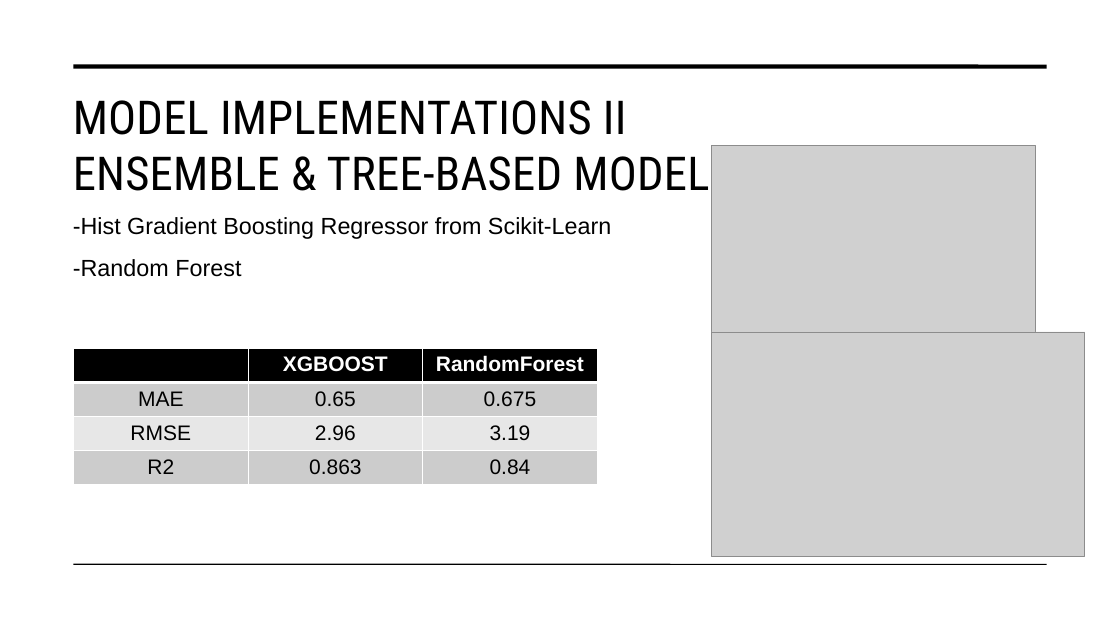
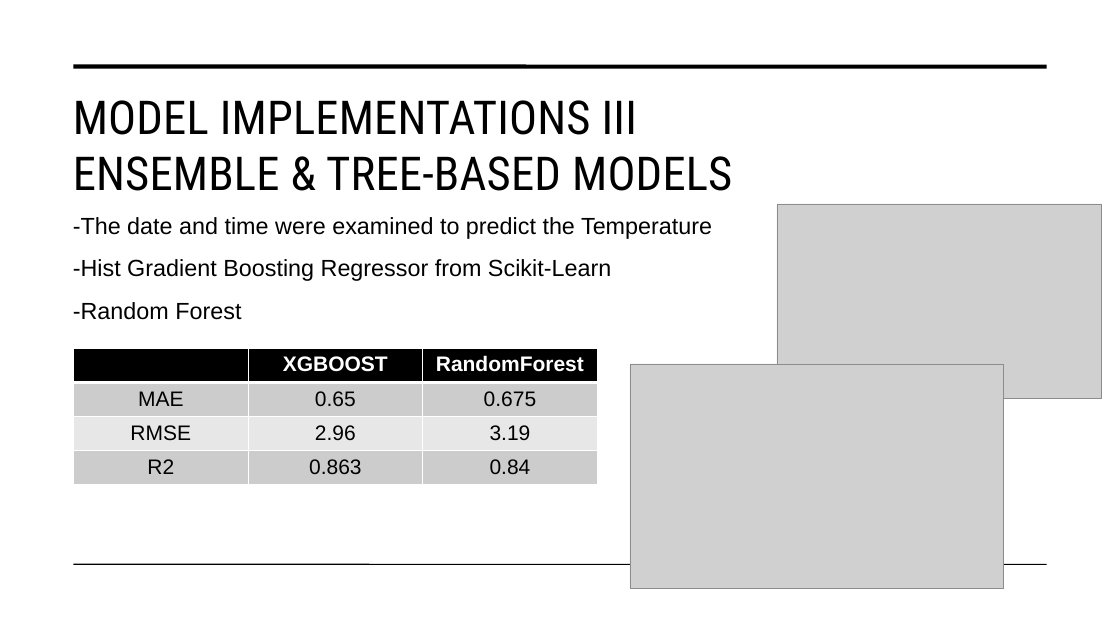
Before and after one commit to Basel-Aldwairi/Temperature_TSA, a slide deck: slide 16 of Report/Machine Learning Methods for Weather Forecasting.pptx (slide 10 before the commit). Drawn at 1120x630 pixels with LibreOffice and Linux fonts; fonts in the diff are those of the drawing; grey boxes stand for pictures. Boxes give left, top, right and bottom in pixels: in the first picture for what was removed or moved away, otherwise in the second. Text is boxed around its words. In the diff, an @@ line names an element or a change of style, - is before the commit and + after.

```diff
--- a/Report/Machine Learning Methods for Weather Forecasting.pptx
+++ b/Report/Machine Learning Methods for Weather Forecasting.pptx
@@ title at (73,100,732,191): text changed @@
-MODEL IMPLEMENTATIONS II
-ENSEMBLE & TREE-BASED MODELS
+MODEL IMPLEMENTATIONS III
+ENSEMBLE & TREE-BASED MODELS
@@ picture: place and size @@
-picture at (712,145,1036,340)
+picture at (777,204,1102,399)
@@ text at (73,217,712,239): paragraph added @@
+-The date and time were examined to predict the Temperature
@@ picture: place and size @@
-picture at (712,332,1086,556)
+picture at (630,364,1004,588)
```
Also in this commit, not shown: 9 other slides changed, 9 slides added, 3 slides removed, 4 other files.
